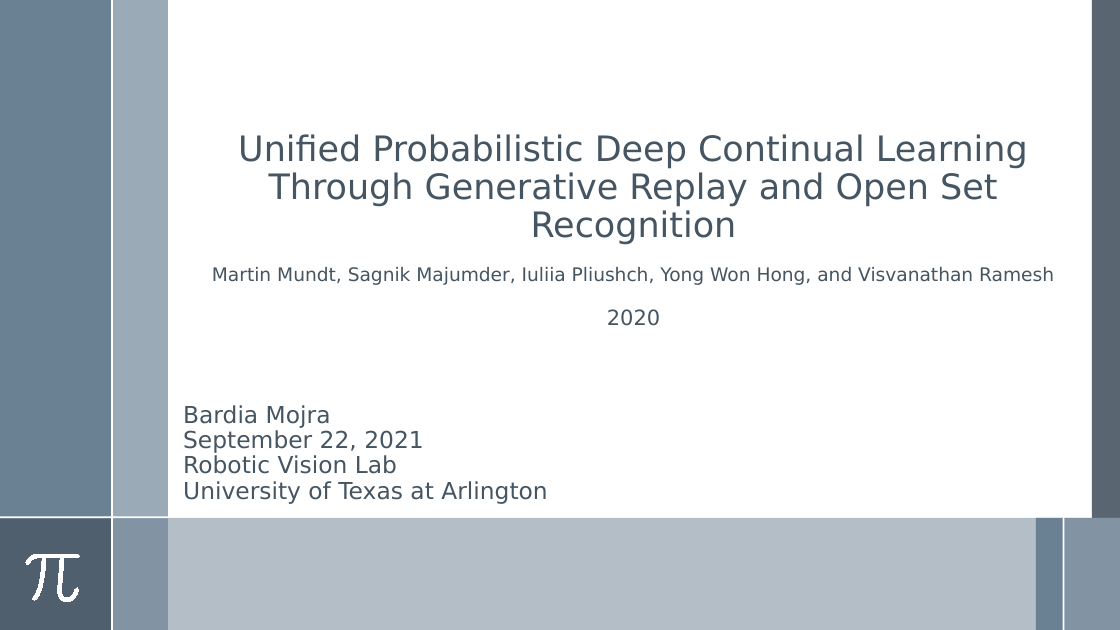
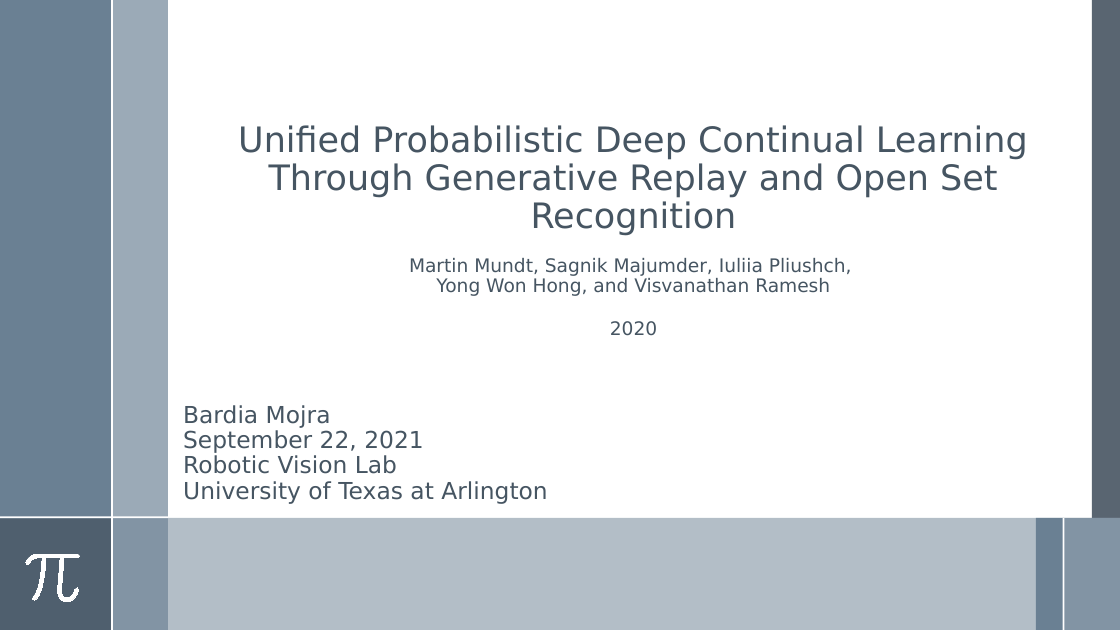
Before and after one commit to BardiaMojra/presentations, a slide deck: slide 1 of unified_probabilistic_deep_continual_learning_through_generative_replay_and_open_set_recognition/presentation.odp. Drawn at 1120x630 pixels with LibreOffice and Linux fonts; fonts in the diff are those of the drawing. Boxes give left, top, right and bottom in pixels: in the first picture for what was removed or moved away, otherwise in the second. Text is boxed around its words. In the diff, an @@ line names an element or a change of style, - is before the commit and + after.

```diff
--- a/unified_probabilistic_deep_continual_learning_through_generative_replay_and_open_set_recognition/presentation.odp
+++ b/unified_probabilistic_deep_continual_learning_through_generative_replay_and_open_set_recognition/presentation.odp
@@ text at bbox=[409, 258, 852, 296]: text changed @@
-Martin Mundt, Sagnik Majumder, Iuliia Pliushch, Yong Won Hong, and Visvanathan Ramesh
+Martin Mundt, Sagnik Majumder, Iuliia Pliushch,
+Yong Won Hong, and Visvanathan Ramesh
@@ text at bbox=[610, 321, 657, 336]: size 18 to 16 pt in "2020" @@
```
Also in this commit, not shown: 7 slides added, 3 slides removed, 13 other files.
